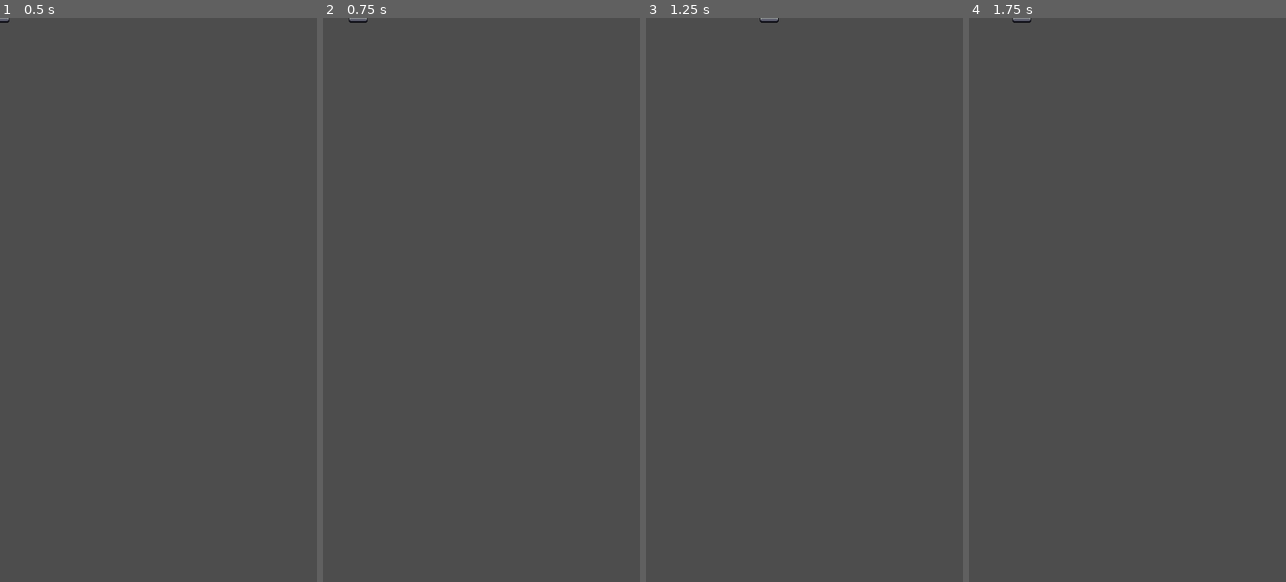
Above: before the commit, frames 1-4 (left to right).
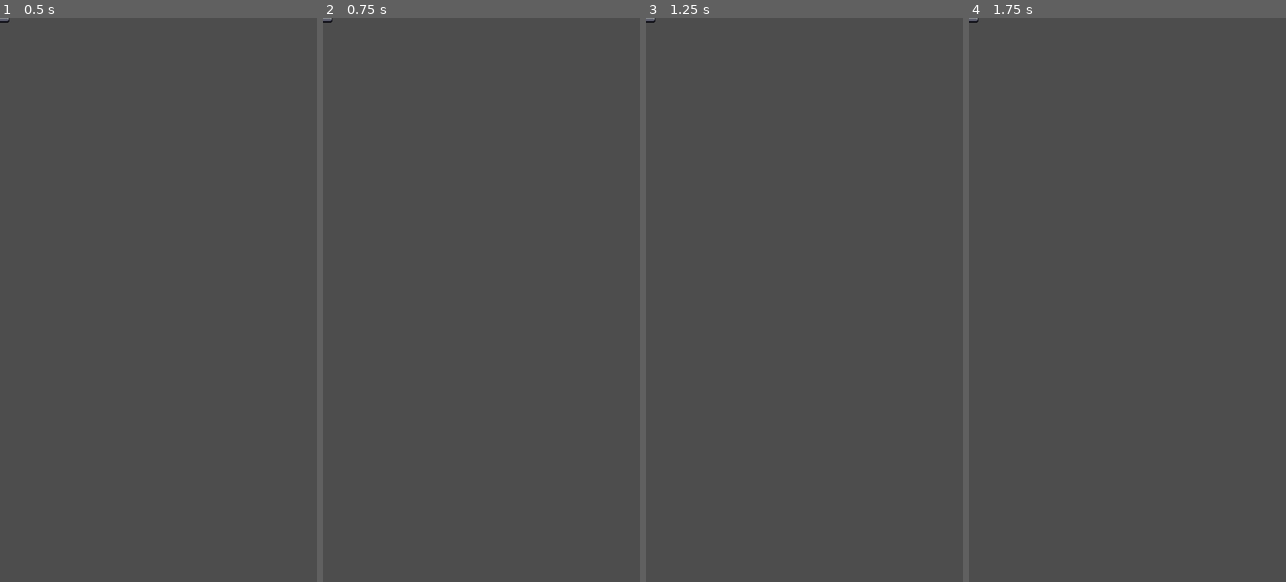
Above: after the commit, the same moments.

Repository: emilykrohn/BrickBlitz
Game: Godot game, scene res://Scenes/paddle.tscn
The game is run twice, just before and just after one commit, with the same random seed, the same clock (stepped at 60 frames per second) and the same inputs. This scene is started directly instead of the project's main scene.
Inputs:
- Up to frame 1 (0.5 s): no input
- Up to frame 2 (0.75 s): tap Enter at 0.5 s; hold Right (ui_right) from 0.53 s (still down)
- Up to frame 3 (1.25 s): keep holding Right (ui_right)
- Up to frame 4 (1.75 s): tap Space at 1.25 s; release Right (ui_right) at 1.28 s; hold Left (ui_left) from 1.28 s (still down)

Frame 1 is identical in both runs. In frame 2, less than 0.1% of the frame differs, in the area x 0-15%, y 0-1%; in frame 3, less than 0.1%, in the area x 0-42%, y 0-1%; in frame 4, less than 0.1%.

Commit message:
Change paddle controls
Uses A and D to move left and right instead of left and right arrow keys

Diff:
--- a/Scripts/paddle.gd
+++ b/Scripts/paddle.gd
@@ -4,7 +4,7 @@
 const SPEED = 300.0
 
 func _physics_process(delta):
-	var direction = Input.get_axis("ui_left", "ui_right")
+	var direction = Input.get_axis("left", "right")
 	if direction:
 		velocity.x = direction * SPEED
 	else:
--- a/project.godot
+++ b/project.godot
@@ -20,6 +20,19 @@
 window/size/viewport_width=540
 window/size/viewport_height=960
 
+[input]
+
+left={
+"deadzone": 0.5,
+"events": [Object(InputEventKey,"resource_local_to_scene":false,"resource_name":"","device":-1,"window_id":0,"alt_pressed":false,"shift_pressed":false,"ctrl_pressed":false,"meta_pressed":false,"pressed":false,"keycode":0,"physical_keycode":65,"key_label":0,"unicode":97,"echo":false,"script":null)
+]
+}
+right={
+"deadzone": 0.5,
+"events": [Object(InputEventKey,"resource_local_to_scene":false,"resource_name":"","device":-1,"window_id":0,"alt_pressed":false,"shift_pressed":false,"ctrl_pressed":false,"meta_pressed":false,"pressed":false,"keycode":0,"physical_keycode":68,"key_label":0,"unicode":100,"echo":false,"script":null)
+]
+}
+
 [rendering]
 
 textures/canvas_textures/default_texture_filter=0
